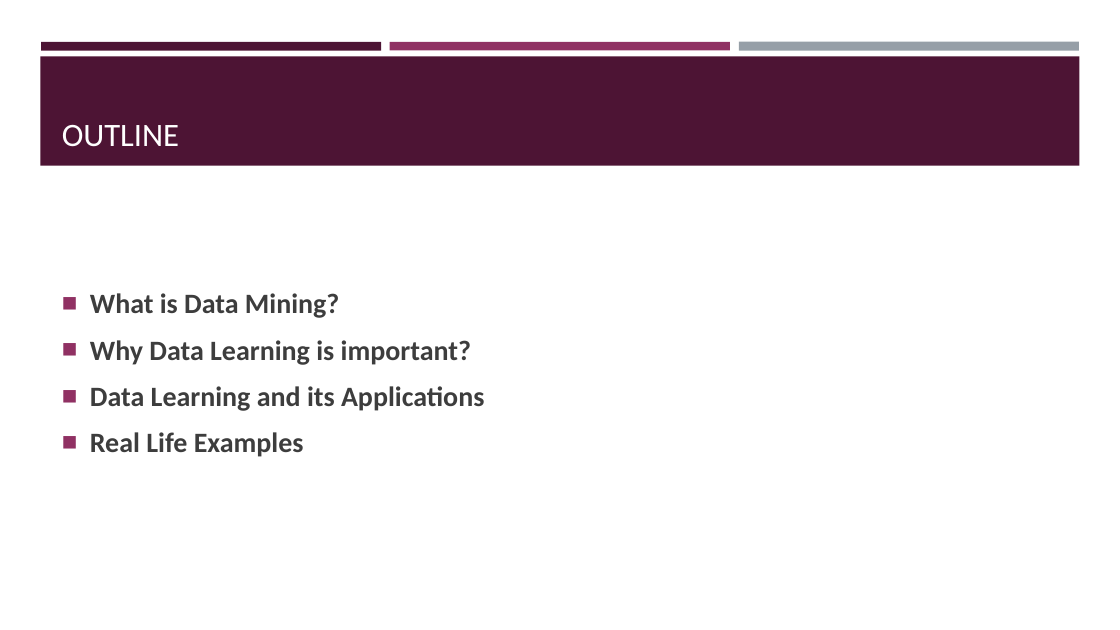
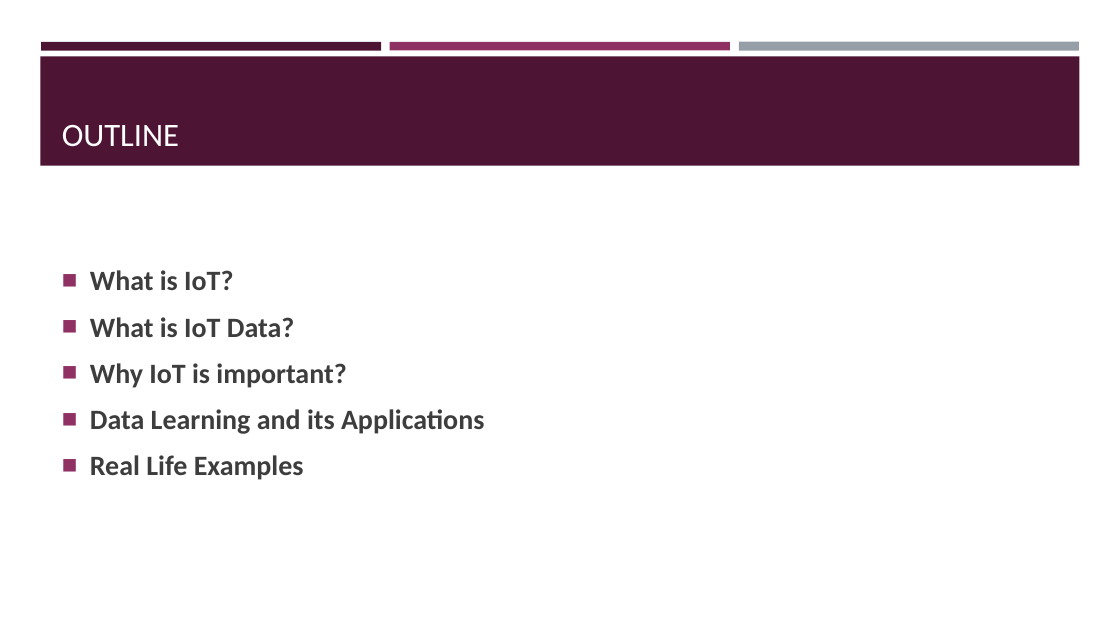
Before and after one commit to BeiyuLinCS/beiyulin.github.io, a slide deck: slide 3 of teach/fall_21/slides/ds_1.pptx. Drawn at 1120x630 pixels with LibreOffice and Linux fonts; fonts in the diff are those of the drawing. Boxes give left, top, right and bottom in pixels: in the first picture for what was removed or moved away, otherwise in the second. Text is boxed around its words. In the diff, an @@ line names an element or a change of style, - is before the commit and + after.

```diff
--- a/teach/fall_21/slides/ds_1.pptx
+++ b/teach/fall_21/slides/ds_1.pptx
@@ text at box(90, 270, 346, 388): text changed @@
-■ What is Data Mining?
-■ Why Data Learning is important?
+■ What is IoT?
+■ What is IoT Data?
+■ Why IoT is important?
```
Also in this commit, not shown: 3 other slides changed, 3 other files.
